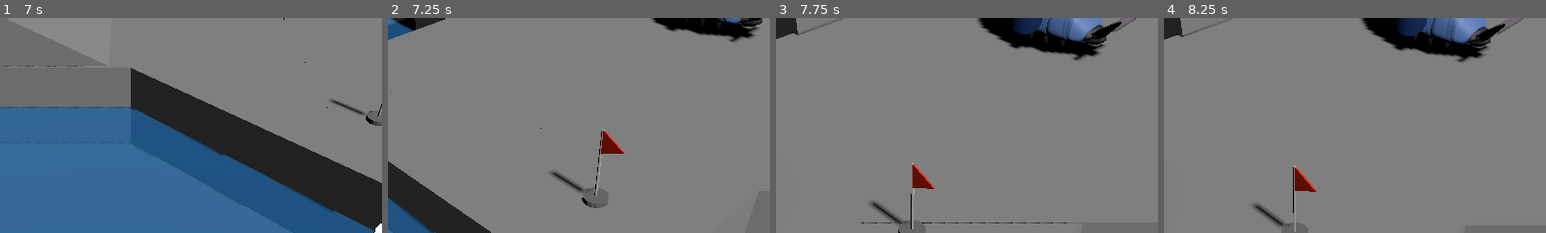
Above: before the commit, frames 1-4 (left to right).
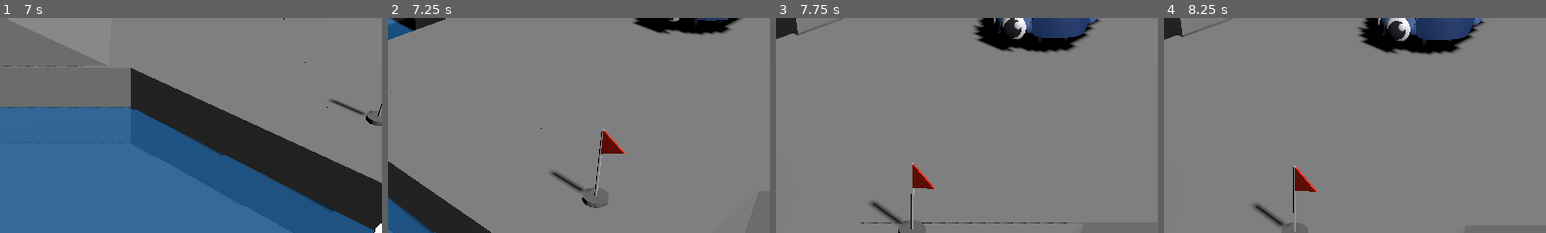
Above: after the commit, the same moments.

Repository: melonboyo/entomo
Game: Godot game, scene res://Scenes/Menus/MainMenu/MainMenu.tscn
The game is run twice, just before and just after one commit, with the same random seed, the same clock (stepped at 60 frames per second) and the same inputs.
Inputs (mouse positions are % of the whole screen's width and height, from its top left):
- Up to frame 1 (7 s): click "Play" at 0.5 s; tap Enter every 0.75 s from 1.25 to 5 s; move the mouse to (72, 45) at 1.27 s; hold D (move_right) 1.28-2 s; tap E (interact) at 1.35, 4.35 s; click (72, 45) at 1.42 s; tap Space (move_jump) at 1.52, 4.52 s; drag from (30, 55) to (45, 70) at 2.02 s; move the mouse to (60, 28) at 2.77 s; hold D (move_right) 2.78-3.5 s; tap Shift at 2.85, 5.85 s; drag from (45, 70) to (20, 35) at 3.52 s; move the mouse to (80, 65) at 4.27 s; hold A (move_left) 4.28-5 s; drag from (20, 35) to (35, 25) at 5.02 s; move the mouse to (55, 50) at 5.77 s; hold S (move_backward) 5.78-6.5 s; click (55, 50) at 5.92 s; drag from (35, 25) to (30, 55) at 6.52 s
- Up to frame 2 (7.25 s): no input
- Up to frame 3 (7.75 s): move the mouse to (72, 45) at 7.27 s; hold W (move_forward) from 7.28 s (still down); tap E (interact) at 7.35 s; tap Space (move_jump) at 7.52 s
- Up to frame 4 (8.25 s): release W (move_forward) at 8 s; drag from (30, 55) to (45, 70) at 8.02 s
The pictures show only the part of the screen within x 33-83%, y 0-50%; the shares and areas given below are measured in that part.

Frame 1 is identical in both runs. In frame 2, 1.6% of the frame differs, in the area x 64-98%, y 0-12%; in frame 3, 3.9%; in frame 4, 4.1%, in the area x 50-94%, y 0-21%.

Commit message:
Rotate rolypoly towards camera in level1

Diff:
--- a/Scenes/Levels/level1.tscn
+++ b/Scenes/Levels/level1.tscn
@@ -76,7 +76,7 @@
 game_state_manager = NodePath("../GameStateManager")
 
 [node name="Pillbug" parent="." node_paths=PackedStringArray("game_state_manager") instance=ExtResource("4_gd3qd")]
-transform = Transform3D(1, 0, 0, 0, 1, 0, 0, 0, 1, 214.85, 22.1063, -42.2809)
+transform = Transform3D(0.258819, 0, 0.965926, 0, 1, 0, -0.965926, 0, 0.258819, 216.17, 22.1063, -43.3409)
 game_state_manager = NodePath("../GameStateManager")
 
 [node name="Frog" parent="." node_paths=PackedStringArray("game_state_manager") instance=ExtResource("8_slu6r")]
